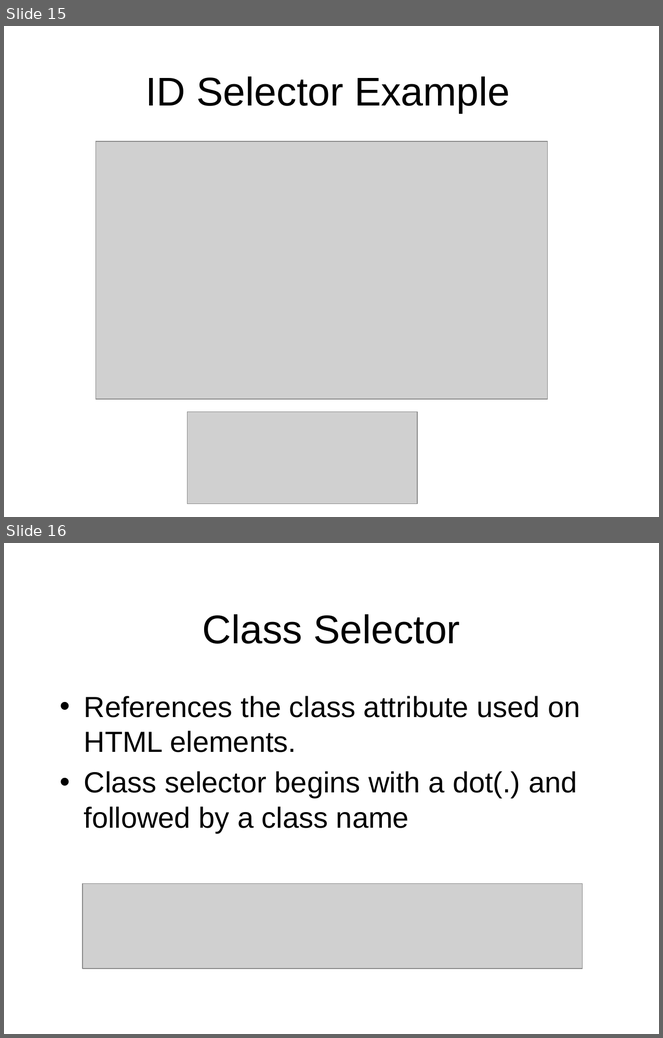
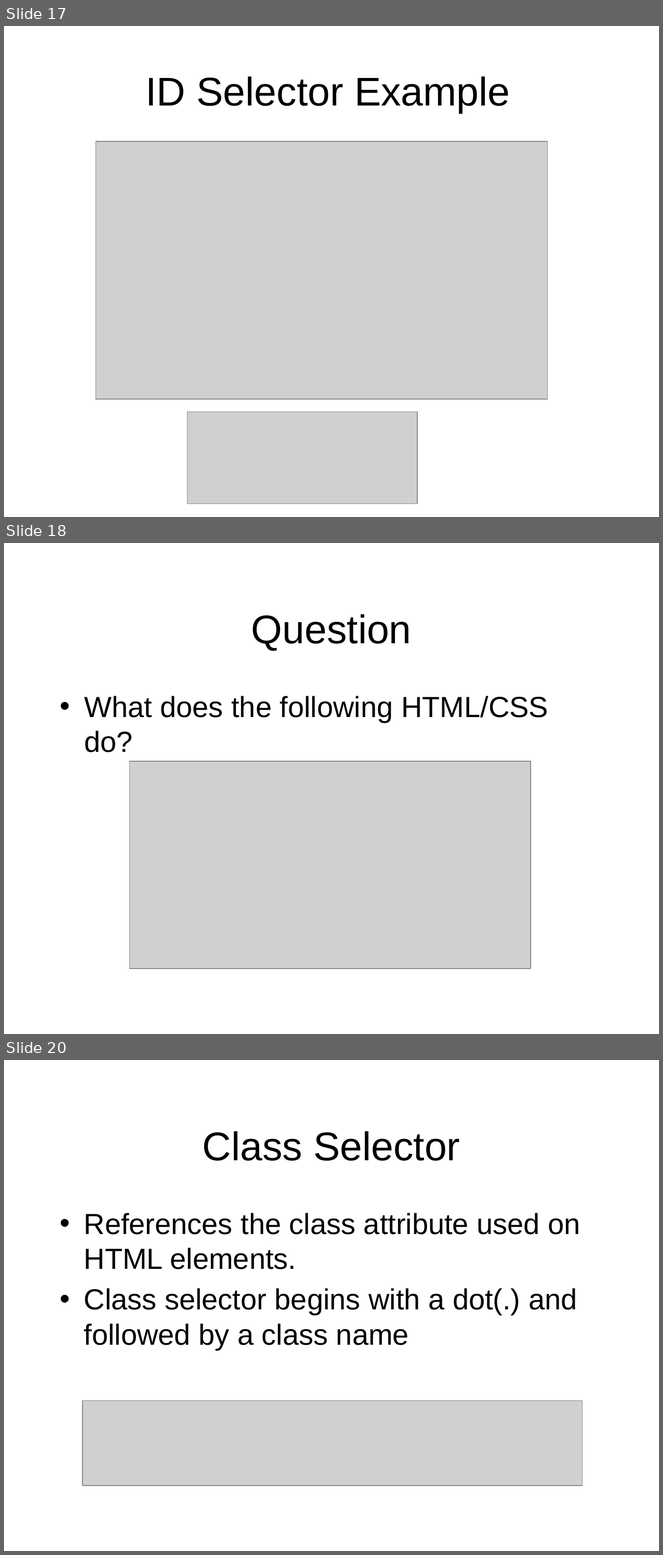
Before and after one commit to octaviordz/zjnu2017.github.io, a slide deck: WAD/lectures/060--CSS.Selectors.pptx. Shown one above the other, each under a label of ours: slides 15 and 16 before the commit, slides 17, 18 and 20 after it; the slides between them are not shown. The pictures are 663x1038 and 663x1555 pixels, drawn with LibreOffice and Linux fonts; fonts in the diff are those of the drawing; grey boxes stand for pictures. Boxes give left, top, right and bottom in pixels: in the first picture for what was removed or moved away, otherwise in the second. Text is boxed around its words. In the diff, an @@ line names an element or a change of style, - is before the commit and + after.

```diff
--- a/WAD/lectures/060--CSS.Selectors.pptx
+++ b/WAD/lectures/060--CSS.Selectors.pptx
@@ slide 18 added at box(4, 543, 659, 1034), background #FFFFFF @@
@@ title added at box(252, 614, 412, 651), 44 pt, text #000000 @@
+Question
@@ text added at box(84, 696, 548, 753), 32 pt, text #000000 @@
+• What does the following HTML/CSS do?
@@ picture added at box(130, 761, 531, 969) @@
@@ what was slide 15 is now slide 17 @@
@@ what was slide 16 is now slide 20 @@
```
Also in this commit, not shown: 3 other slides added, 3 other files.
